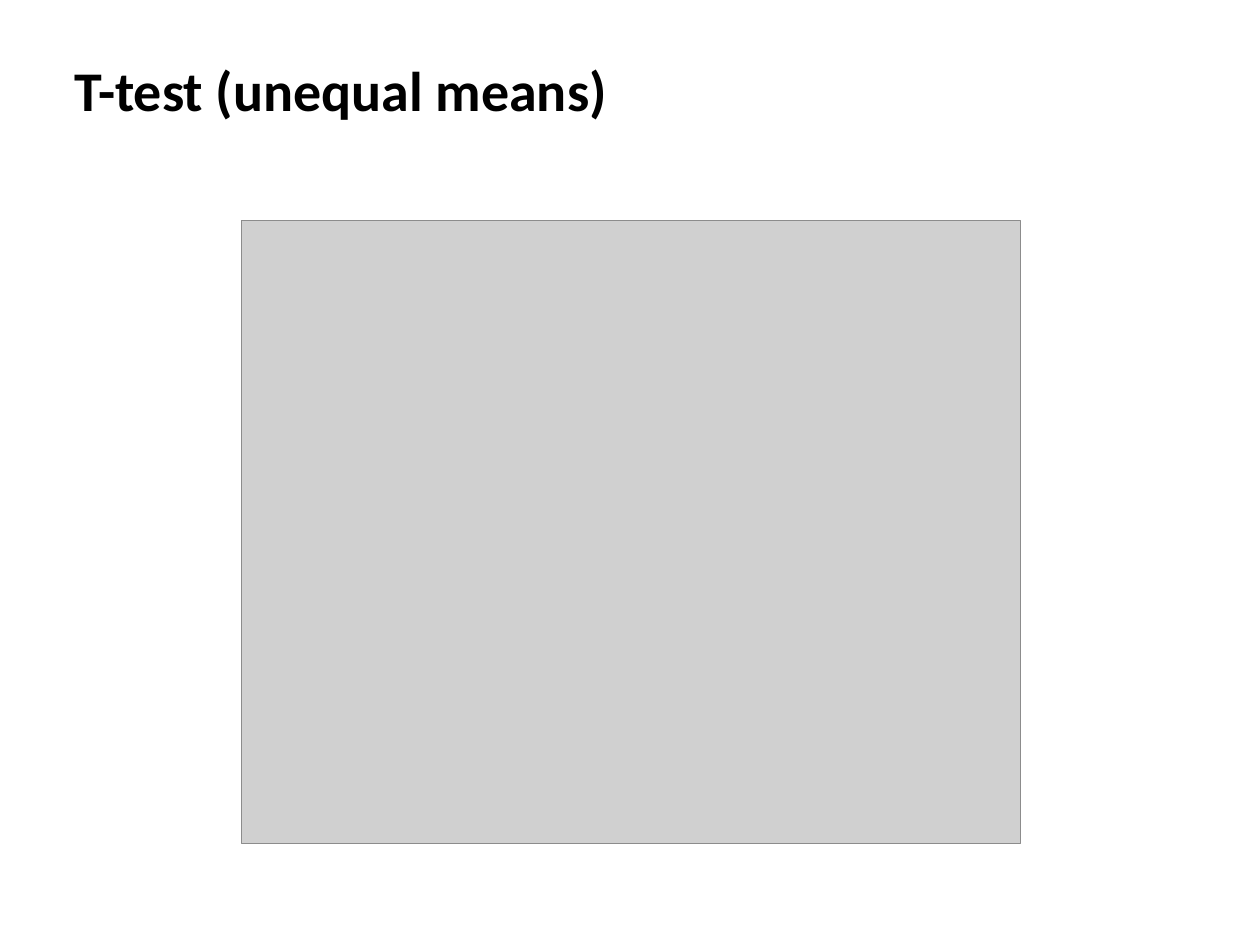
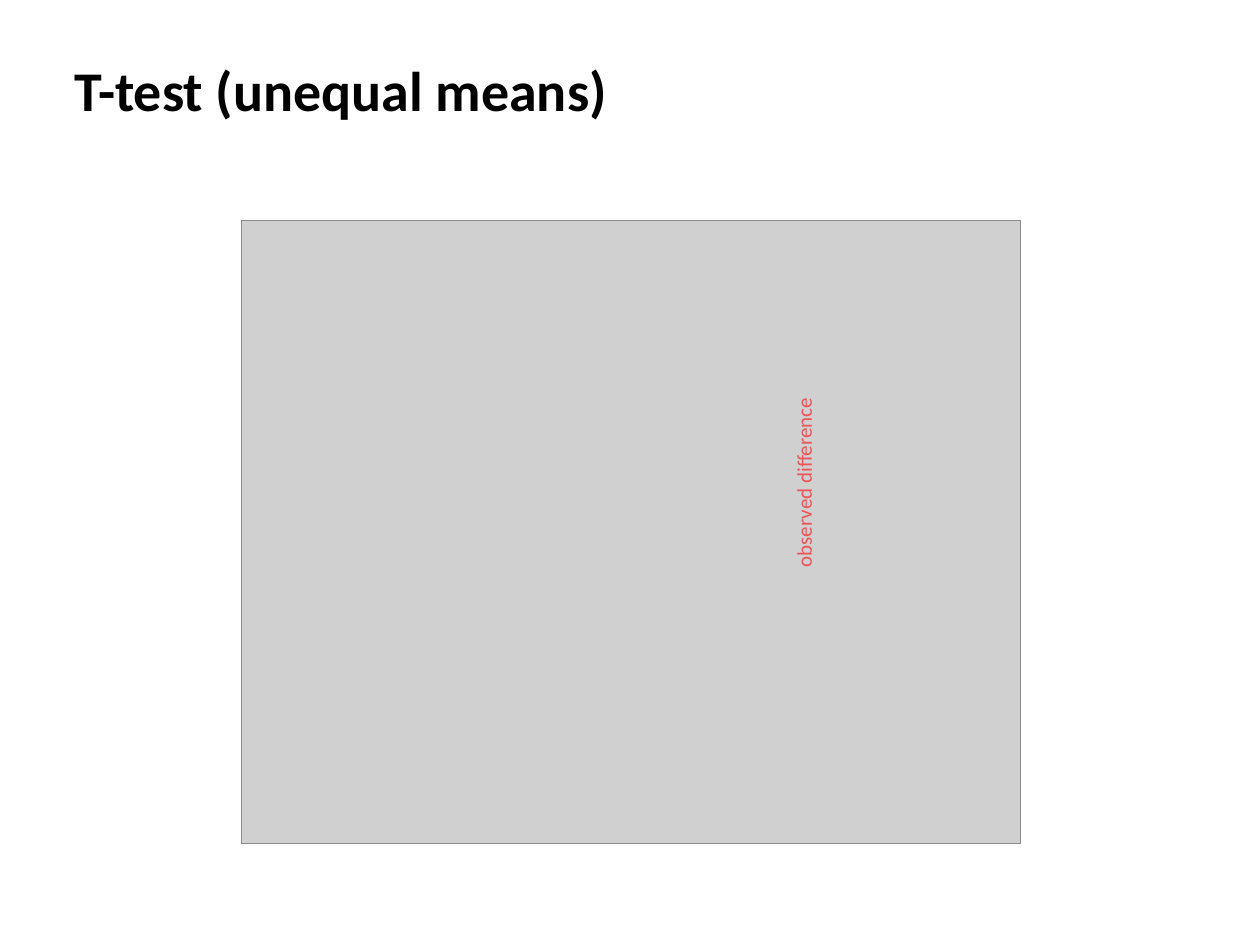
Before and after one commit to meekrob/stats_workshop_2020, a slide deck: slide 4 of adeline/Adeline_TOST_edit.pptx. Drawn at 1260x945 pixels with LibreOffice and Linux fonts; fonts in the diff are those of the drawing; grey boxes stand for pictures. Boxes give left, top, right and bottom in pixels: in the first picture for what was removed or moved away, otherwise in the second. Text is boxed around its words. In the diff, an @@ line names an element or a change of style, - is before the commit and + after.

```diff
--- a/adeline/Adeline_TOST_edit.pptx
+++ b/adeline/Adeline_TOST_edit.pptx
@@ text added at bbox=[792, 406, 818, 565], 12 pt, text #EB5556 @@
+observed difference
```
Also in this commit, not shown: 2 other slides changed, 1 slide added.
